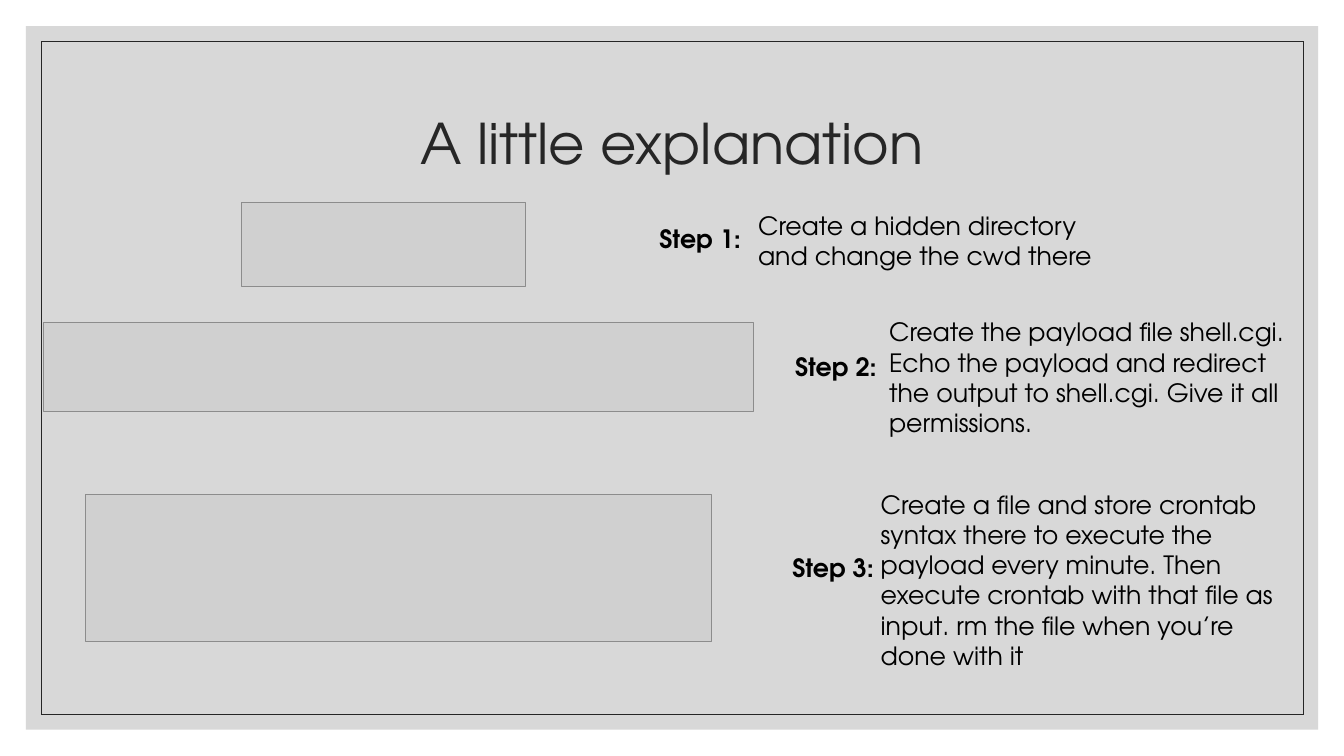
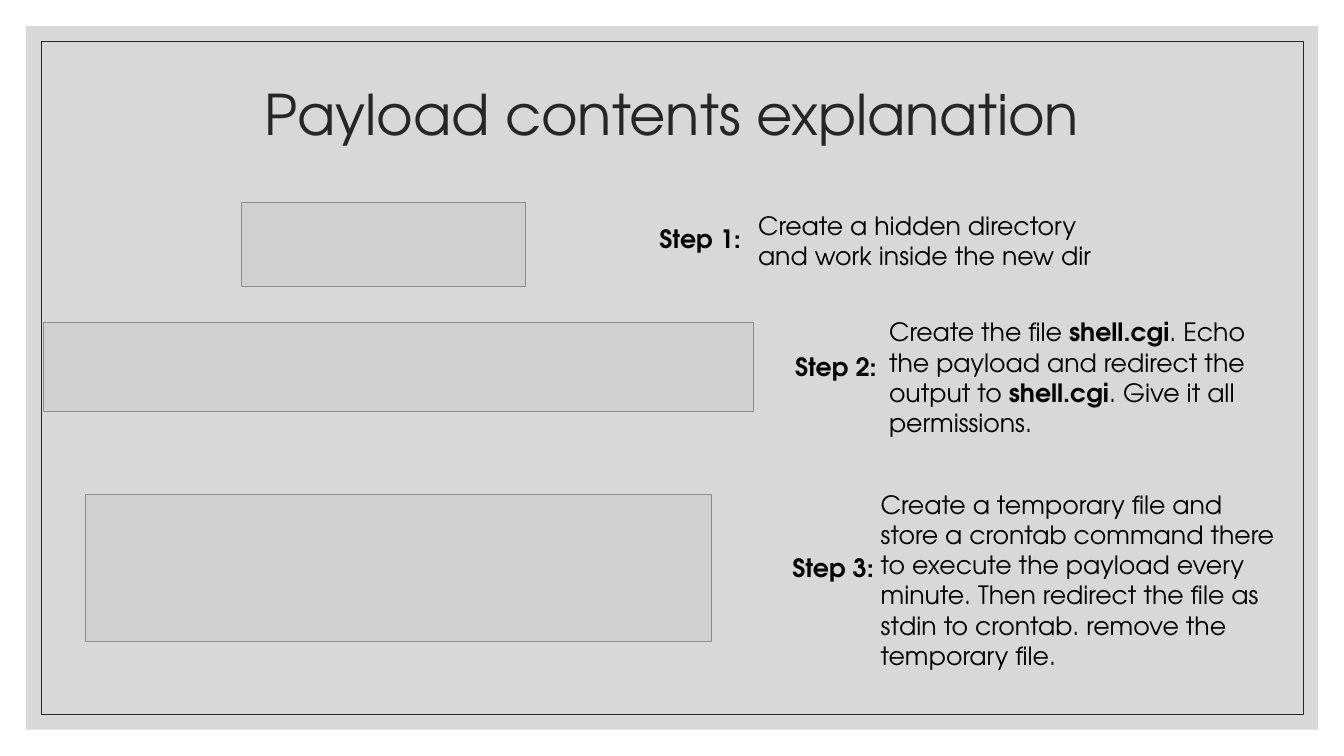
Before and after one commit to JulianKeller/cs425-backdoor, a slide deck: slide 10 of Documents/Remote attacks and backdoors.pptx (slide 4 before the commit). Drawn at 1344x756 pixels with LibreOffice and Linux fonts; fonts in the diff are those of the drawing; grey boxes stand for pictures. Boxes give left, top, right and bottom in pixels: in the first picture for what was removed or moved away, otherwise in the second. Text is boxed around its words. In the diff, an @@ line names an element or a change of style, - is before the commit and + after.

```diff
--- a/Documents/Remote attacks and backdoors.pptx
+++ b/Documents/Remote attacks and backdoors.pptx
@@ title at [265,93,1079,146]: text changed @@
-A little explanation
+Payload contents explanation
@@ text at [758,216,1091,266]: text changed @@
-Create a hidden directory and change the cwd there
+Create a hidden directory and work inside the new dir
@@ text at [889,321,1245,437]: text changed @@
-Create the payload file shell.cgi. Echo the payload and redirect the output to shell.cgi. Give it all permissions.
+Create the file shell.cgi. Echo the payload and redirect the output to shell.cgi. Give it all permissions.
@@ text at [881,495,1275,670]: text changed @@
-Create a file and store crontab syntax there to execute the payload every minute. Then execute crontab with that file as input. rm the file when you’re done with it
+Create a temporary file and store a crontab command there to execute the payload every minute. Then redirect the file as stdin to crontab. remove the temporary file.
```
Also in this commit, not shown: 1 other slide changed, 7 slides added, 2 slides removed.
